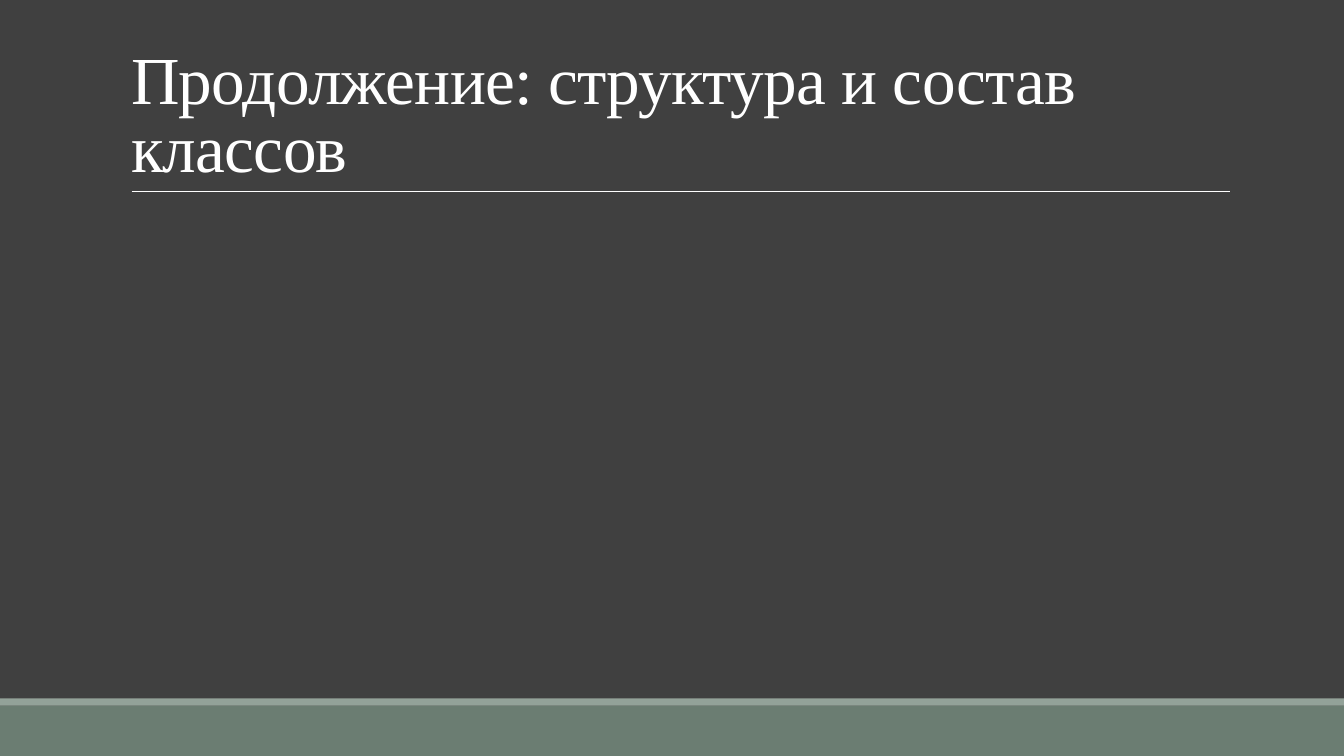
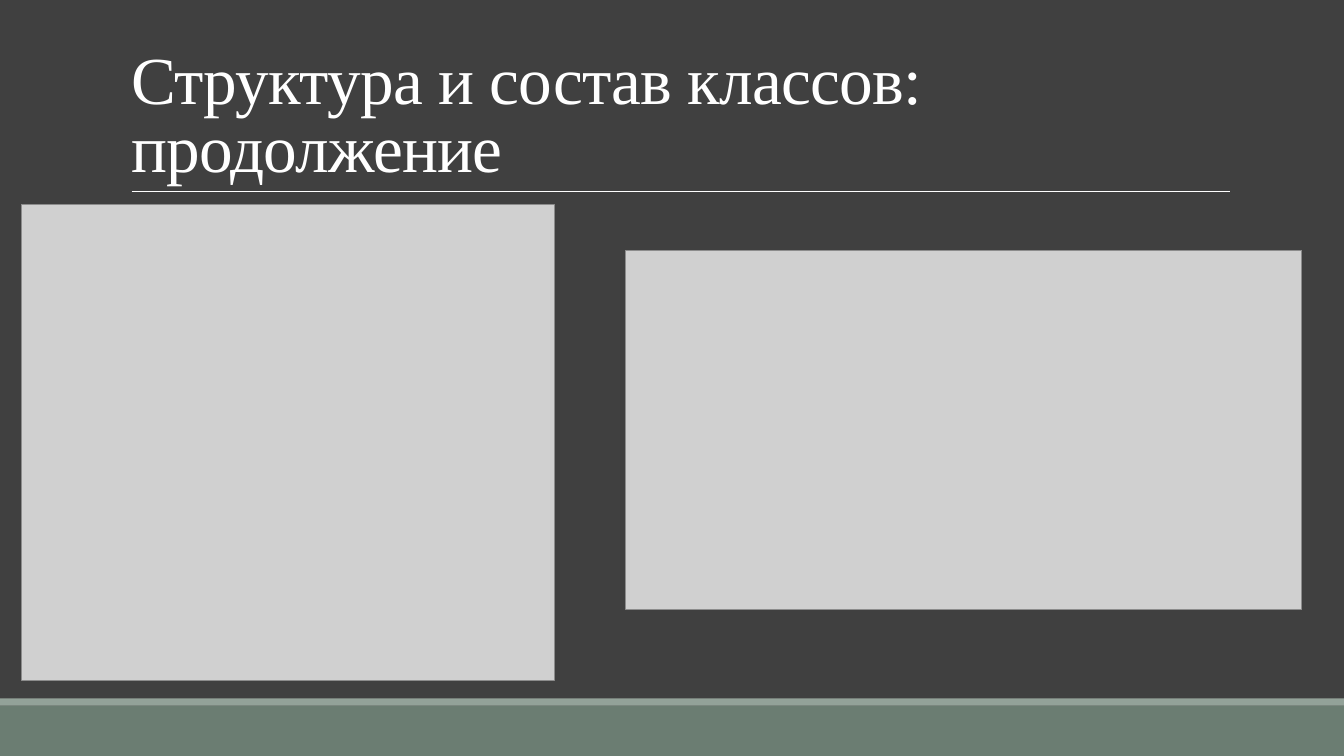
Before and after one commit to TheSawIsTheLaw/ComputerGraphicsCoursework, a slide deck: slide 10 of Presentation/CurseWorkYakuba.pptx. Drawn at 1344x756 pixels with LibreOffice and Linux fonts; fonts in the diff are those of the drawing; grey boxes stand for pictures. Boxes give left, top, right and bottom in pixels: in the first picture for what was removed or moved away, otherwise in the second. Text is boxed around its words. In the diff, an @@ line names an element or a change of style, - is before the commit and + after.

```diff
--- a/Presentation/CurseWorkYakuba.pptx
+++ b/Presentation/CurseWorkYakuba.pptx
@@ title at (131,59,922,185): text changed @@
-Продолжение: структура и состав классов
+Структура и состав классов: продолжение
@@ picture added at (21,205,555,681) @@
@@ picture added at (626,250,1303,609) @@
```
Also in this commit, not shown: 11 other slides changed, 6 slides added, 2 slides removed, 1 other file.
